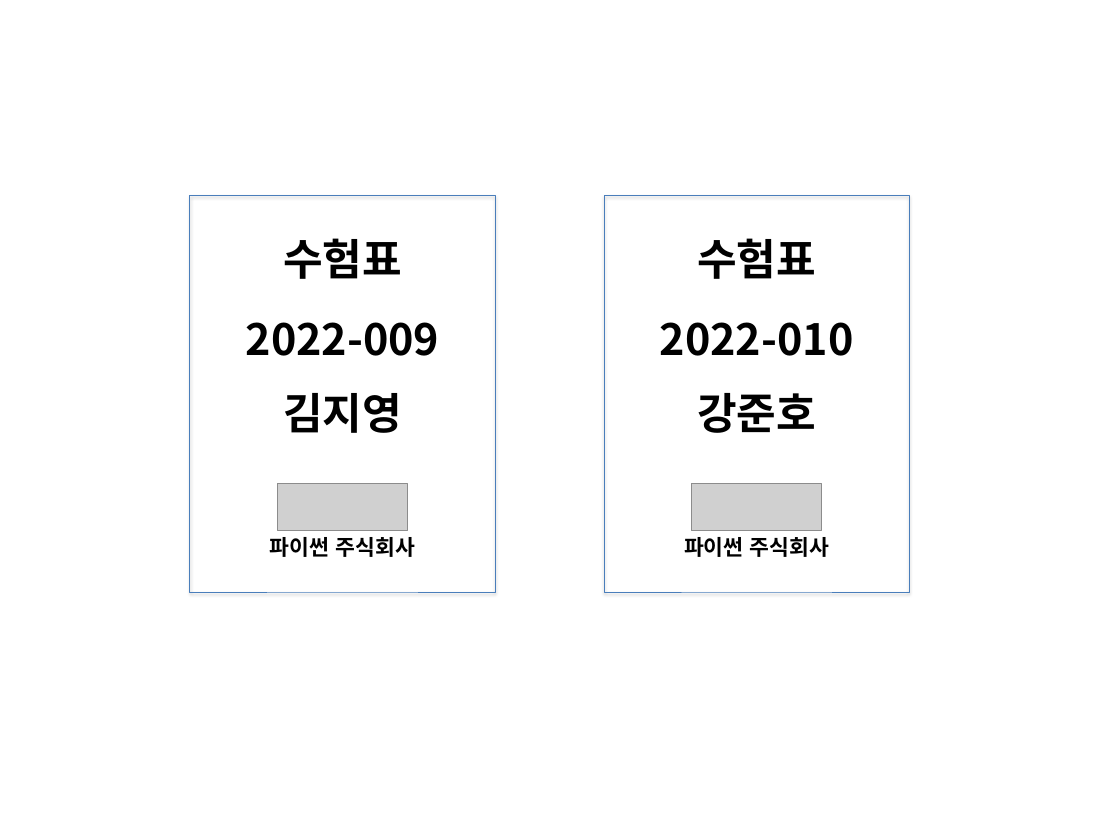
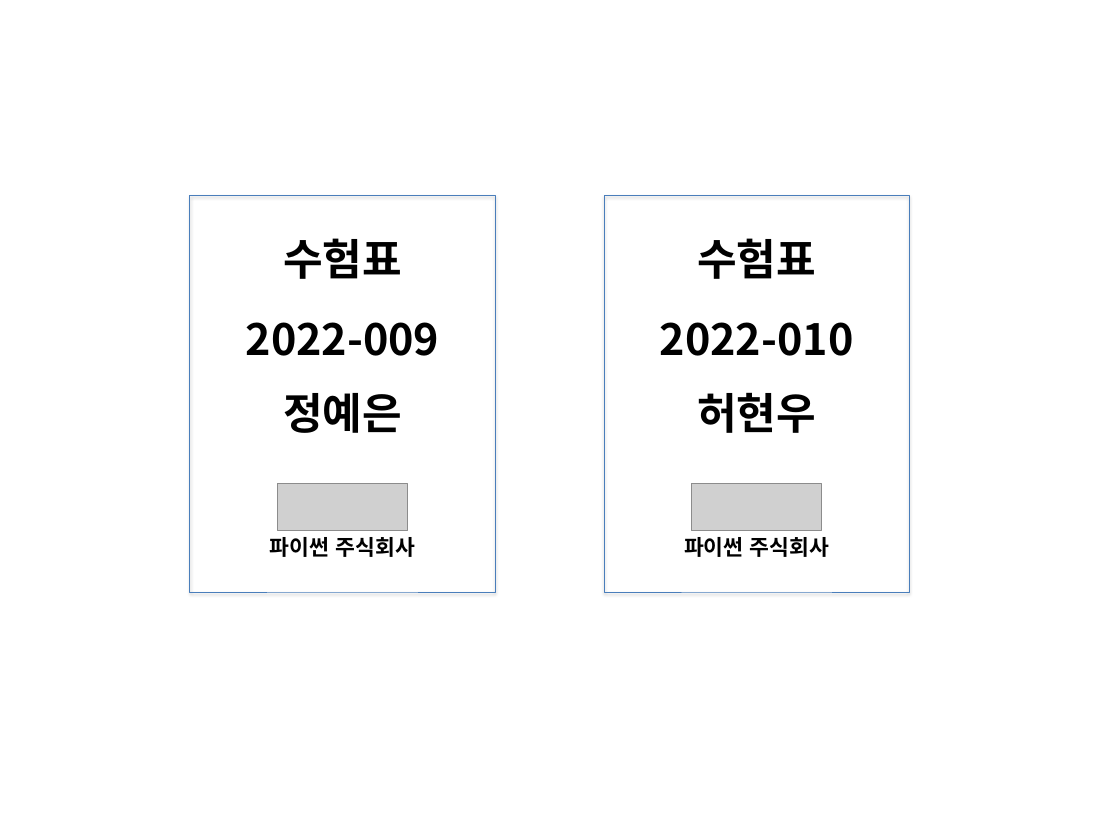
Before and after one commit to devsunset/python-study, a slide deck: slide 6 of examples/source2/5.면접 수험표 만들기/수험표_결과.pptx. Drawn at 1120x840 pixels with LibreOffice and Linux fonts; fonts in the diff are those of the drawing; grey boxes stand for pictures. Boxes give left, top, right and bottom in pixels: in the first picture for what was removed or moved away, otherwise in the second. Text is boxed around its words. In the diff, an @@ line names an element or a change of style, - is before the commit and + after.

```diff
--- a/examples/source2/5.면접 수험표 만들기/수험표_결과.pptx
+++ b/examples/source2/5.면접 수험표 만들기/수험표_결과.pptx
@@ text at [283, 393, 402, 433]: text changed @@
-김지영
+정예은
@@ text at [697, 392, 816, 433]: text changed @@
-강준호
+허현우
```
Also in this commit, not shown: 4 other slides changed, 1 other file.
